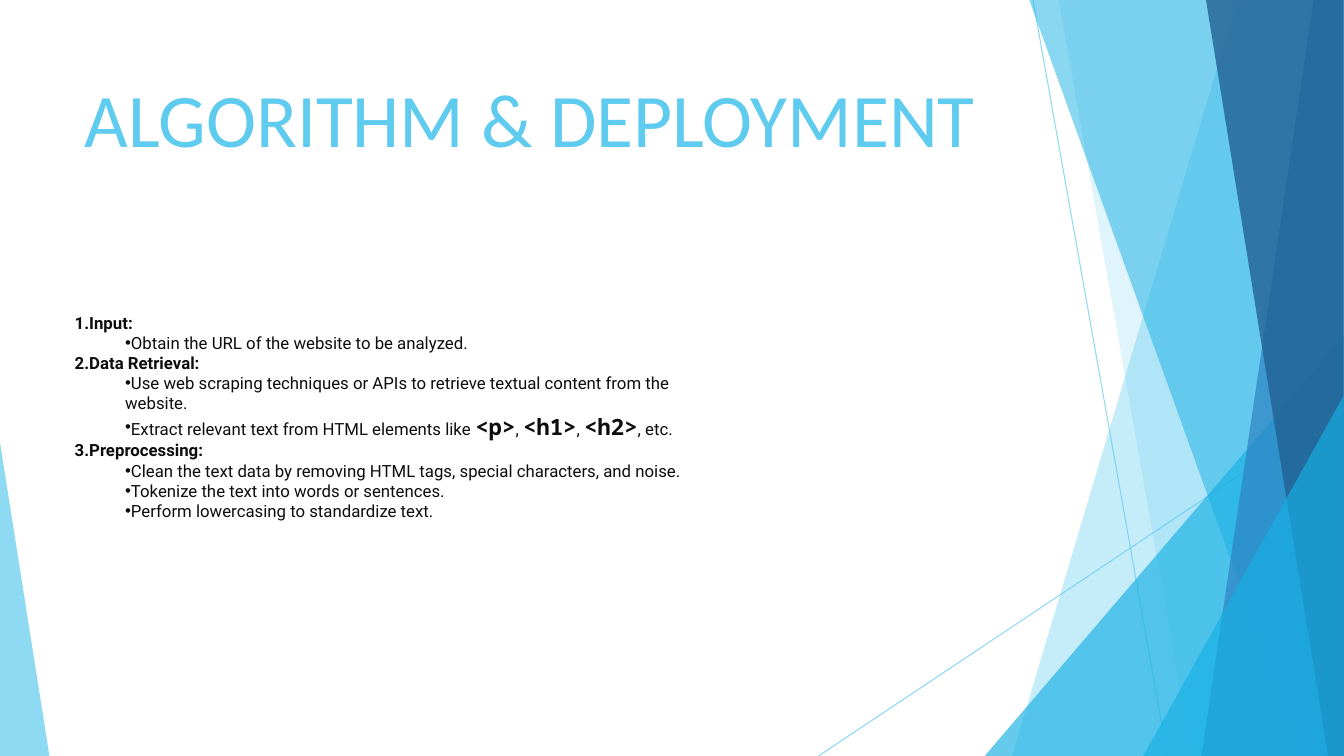
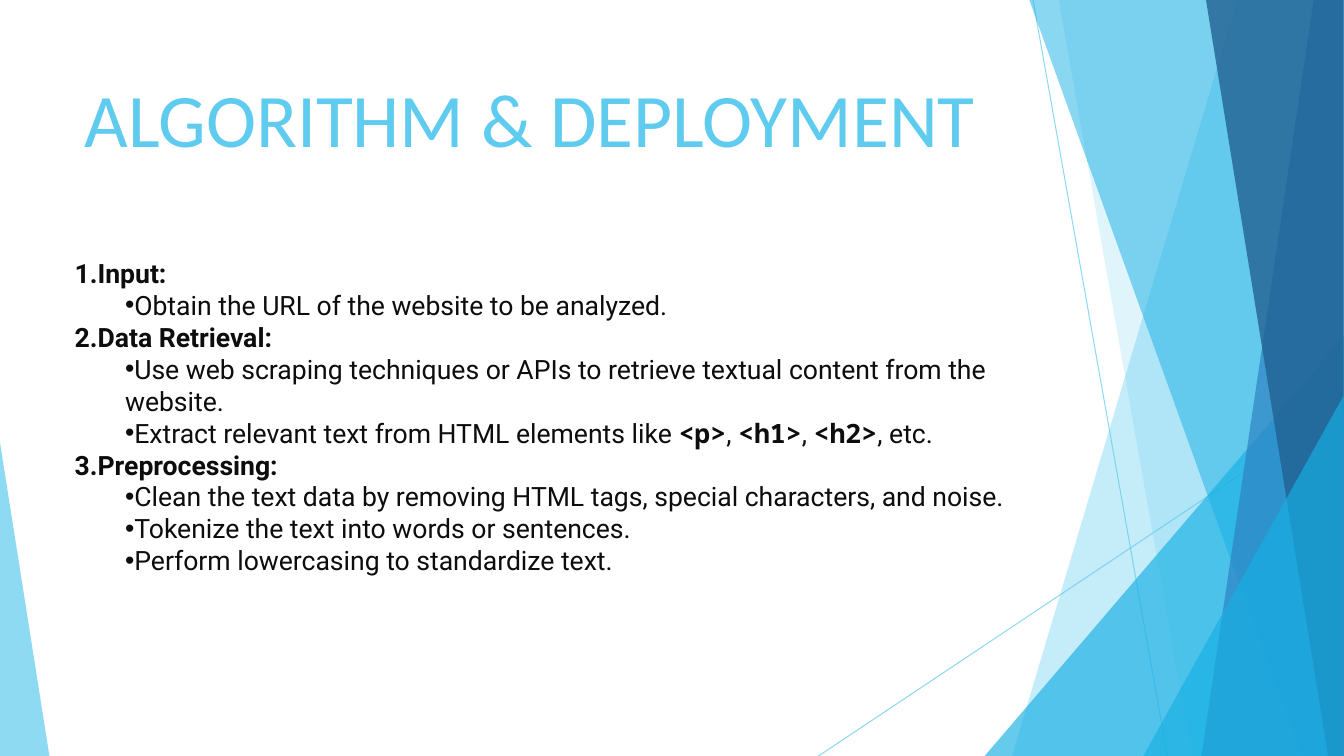
Before and after one commit to AMIRTA-LAKSHMI/Gen_AI, a slide deck: slide 8 of Website Sentimental Analysis.pptx. Drawn at 1344x756 pixels with LibreOffice and Linux fonts; fonts in the diff are those of the drawing. Boxes give left, top, right and bottom in pixels: in the first picture for what was removed or moved away, otherwise in the second. Text is boxed around its words. In the diff, an @@ line names an element or a change of style, - is before the commit and + after.

```diff
--- a/Website Sentimental Analysis.pptx
+++ b/Website Sentimental Analysis.pptx
@@ text "Input:" moved from (x1=75, y1=317, x2=680, y2=521) to (x1=75, y1=264, x2=1003, y2=576) @@
@@ text "Input:" at (x1=75, y1=264, x2=1003, y2=576): size 12 to 19 pt; size 16 to 19 pt in "<p>, <h1>, <h2>," @@
```
Also in this commit, not shown: 4 other slides changed.
